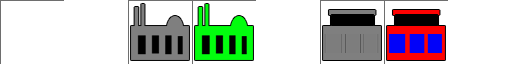
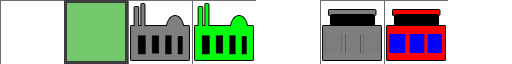
Two versions of the same layered image (w=512, h=64). Layer-by-layer changes:
added layer "selected" (76%) above "bg" over [64, 0, 128, 64]
